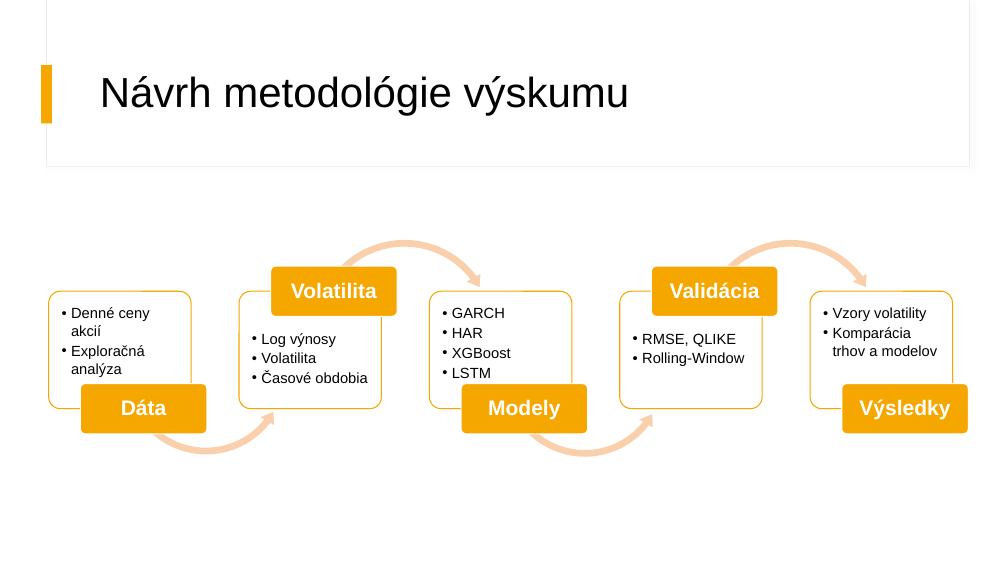
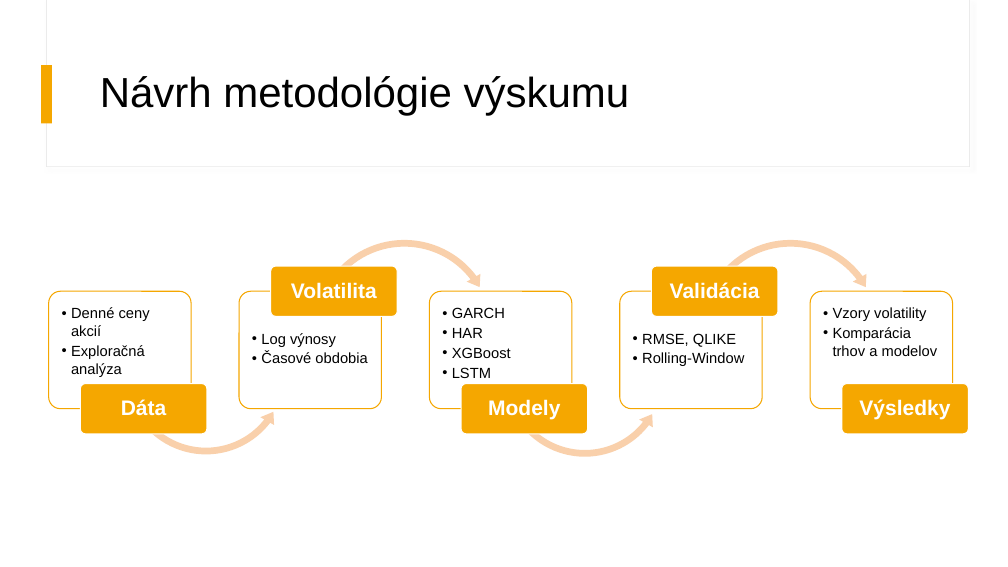
Before and after one commit to MatejLuzak/Identification-of-Patterns-of-Stock-Market-Volatility-in-the-USA-China-and-Europe-Using-AI-Methods, a slide deck: slide 5 of Identifikácia vzorov v časových radoch pre komparáciu volatility.pptx. Drawn at 1008x567 pixels with LibreOffice and Linux fonts; fonts in the diff are those of the drawing. Boxes give left, top, right and bottom in pixels: in the first picture for what was removed or moved away, otherwise in the second. Text is boxed around its words. In the diff, an @@ line names an element or a change of style, - is before the commit and + after.

```diff
--- a/Identifikácia vzorov v časových radoch pre komparáciu volatility.pptx
+++ b/Identifikácia vzorov v časových radoch pre komparáciu volatility.pptx
@@ text at (261,352,316,363): paragraph removed @@
-  • Volatilita
```
Also in this commit, not shown: 3 other slides changed.
